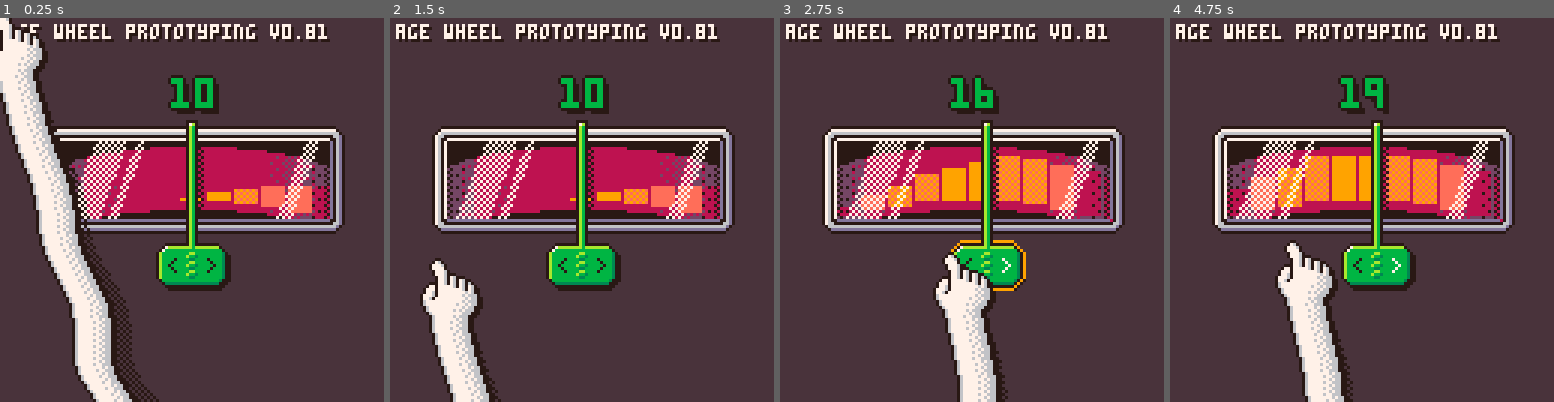
Above: before the commit, frames 1-4 (left to right).
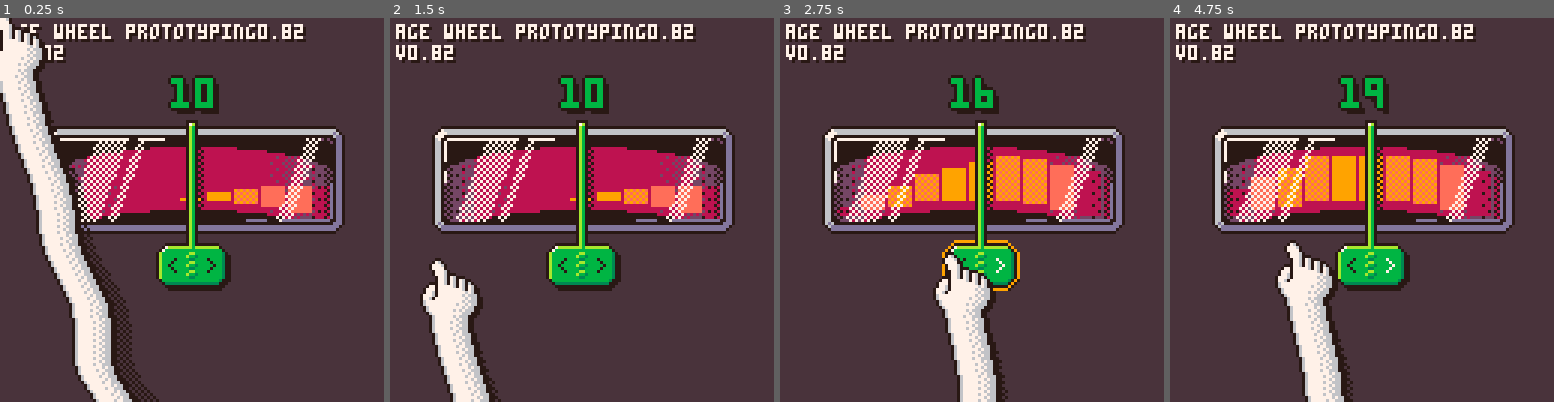
Above: after the commit, the same moments.

Repository: seimon/study_agegauge
Game: PICO-8 cartridge AgeWheel.p8
Same seed, same stepped clock (60 frames per second), same inputs: the game is played once before the commit and once after it.
Inputs (mouse positions are in pixels of both pictures, inside the frame that each line leads up to):
- Up to frame 1 (0.25 s): no input
- Up to frame 2 (1.5 s): click (670, 121) at 0.67 s; click (436, 267) at 1.22 s
- Up to frame 3 (2.75 s): hold Right 1.6-2.1 s; click (887, 114) at 1.77 s; click (952, 259) at 2.32 s; hold Right from 2.47 s (still down)
- Up to frame 4 (4.75 s): click (1404, 106) at 2.87 s; release Right at 3.03 s; hold Left 3.08-3.58 s; click (1465, 256) at 3.42 s; click (1231, 102) at 3.97 s; hold Right 4.02-4.68 s; click (1292, 248) at 4.52 s

The runs differ from the first frame. In frame 1, 2.7% of the frame differs, in the area x 11-89%, y 1-55%; in frame 2, 3.5%; in frame 3, 5.8%; in frame 4, 6.0%, in the area x 1-89%, y 1-72%.

Commit message:
v0.82
- 게이지 프레임, 유리 표현 개선
- 오락실 버튼 표현 기초 공사

Diff:
--- a/AgeWheel.lua
+++ b/AgeWheel.lua
@@ -4,7 +4,7 @@
 
 ]]
 
-ver="0.81"
+ver="0.82"
 poke(0x5f5c,12) poke(0x5f5d,3) -- input delay initial&repeating (default 15, 4)
 poke(0x5f2d,0x1) -- mouse input enable
 
@@ -66,8 +66,8 @@
 	if age.intv>0 then
 		age.intv-=1
 	else
-		if (btn(0)) then age.to=max(age.to-1,age.min) age.intv=8 handle.tx=handle.tx_def-5
-		elseif (btn(1)) then age.to=min(age.to+1,age.max) age.intv=8 handle.tx=handle.tx_def+5
+		if (btn(0)) then age.to=max(age.to-1,age.min) age.intv=8 handle.tx=handle.tx_def-3
+		elseif (btn(1)) then age.to=min(age.to+1,age.max) age.intv=8 handle.tx=handle.tx_def+3
 		else handle.tx=handle.tx_def end
 	end
 
@@ -90,9 +90,6 @@
 			handle.drag=false
 			age.to=flr(age.to+.5)
 		else
-			--[[ local dx=mid(m.x-handle.dragfrom.x,-10,10)
-			handle.tx=handle.tx_def+dx
-			age.to=mid(age.to+dx*.025,age.min,age.max) ]]
 			local dx=mid(m.x-handle.dragfrom.x,-35,35)
 			handle.tx=handle.tx_def+abs(dx)^.6*(dx<0 and -1 or 1) -- 멀리 당길수록 덜 따라오게(고무줄 느낌?)
 			age.to=mid(age.to+dx*.007,age.min,age.max)
@@ -103,7 +100,8 @@
 function _draw()
 	cls(5)
 
-	printa("age wheel prototyping v"..ver,2,2,7,0,true)
+	printa("age wheel prototyping"..ver,2,2,7,0,true)
+	printa("v"..ver,2,9,7,0,true)
 
 	-- local x,y,w,h=18,40,92,24 -- gauge pos, size
 	local x,y,w,h=18,40,92,27 -- gauge pos, size
@@ -123,8 +121,8 @@
 	for i=0,7 do oval(x-8,y+2-i,x+w+8,y+30-i,0) end
 
 	-- inside bottom oval over + gradations + glass eff
-	clip(x,y,w+1,h+1)
-	-- ovalfill(x+4,y+h-2,x+w-4,y+h+14,0)
+	-- clip(x,y,w+1,h+1)
+	clip(x+1,y,w-1,h+1)
 	ovalfill(x+4,y+h-3,x+w-4,y+h+14,0)
 	do
 		local cx,w0,h0,gap=x+w/2-.5,8,16,1
@@ -144,6 +142,7 @@
 				if (dx>12 and dx<26) fillp(0b0101101001011010.1) rectfill(x0-3,oy+2-dy,x0+w0-4,oy+h0,14) fillp()
 			end
 		end
+		clip()
 
 		-- side shadow
 		fillp(0b0101101001011010.1)
@@ -161,13 +160,17 @@
 		for i=0,4 do line(x+w-8+i,y,x+w-18+i,y+h,7) end
 		fillp()
 		-- glass highlight
-		line(x+1,y,x+w-1,y,7)
+		--[[ line(x+1,y,x+w-1,y,7)
 		line(x,y+1,x,y+h-1,7)
 		line(x+1,y+h,x+w-1,y+h,4)
-		line(x+w,y+1,x+w,y+h-1,4)
-
-	end
-	clip()
+		line(x+w,y+1,x+w,y+h-1,4) ]]
+		line(x+1,y,x+24,y,7) line(x+28,y,x+36,y,7)
+		line(x,y+1,x,y+7,7) line(x,y+11,x,y+14,7)
+		line(x+w-16,y+h,x+w-1,y+h,4) line(x+w-28,y+h,x+w-22,y+h,4)
+		line(x+w,y+h-12,x+w,y+h-1,4)
+
+	end
+
 
 	-- print age
 	do
@@ -230,9 +233,14 @@
 		line(hx,hy-2,hx,hy+hh+1,10)
 		pset(hx,hy-3,7)
 		pset(hx+1,hy-3,10)
-
-
-	end
+	end
+
+	-- side buttons
+	--[[ do
+		palt(0b0000000000000001)
+		sspr9(0,32,15,17,x-4,y+h+8,21,18,true)
+		palt()
+	end ]]
 
 	-- hand cursor
 	do
@@ -266,9 +274,7 @@
 
 
 	-- test	print
-	-- printa("age gauge prototyping",2,2,7,0,true)
-
-
+	-- printa((stat(30)==true and "t" or "f")..","..stat(32)..","..stat(33)..","..stat(34)..","..stat(31),2,10,7,0,true)
 	--[[ if handle.drag then
 		if m.lb!=1 then handle.drag=false
 		else
Not shown, changed: 42 lines of the sprite sheet (__gfx__) section of AgeWheel.p8
Not shown, changed: index.js
